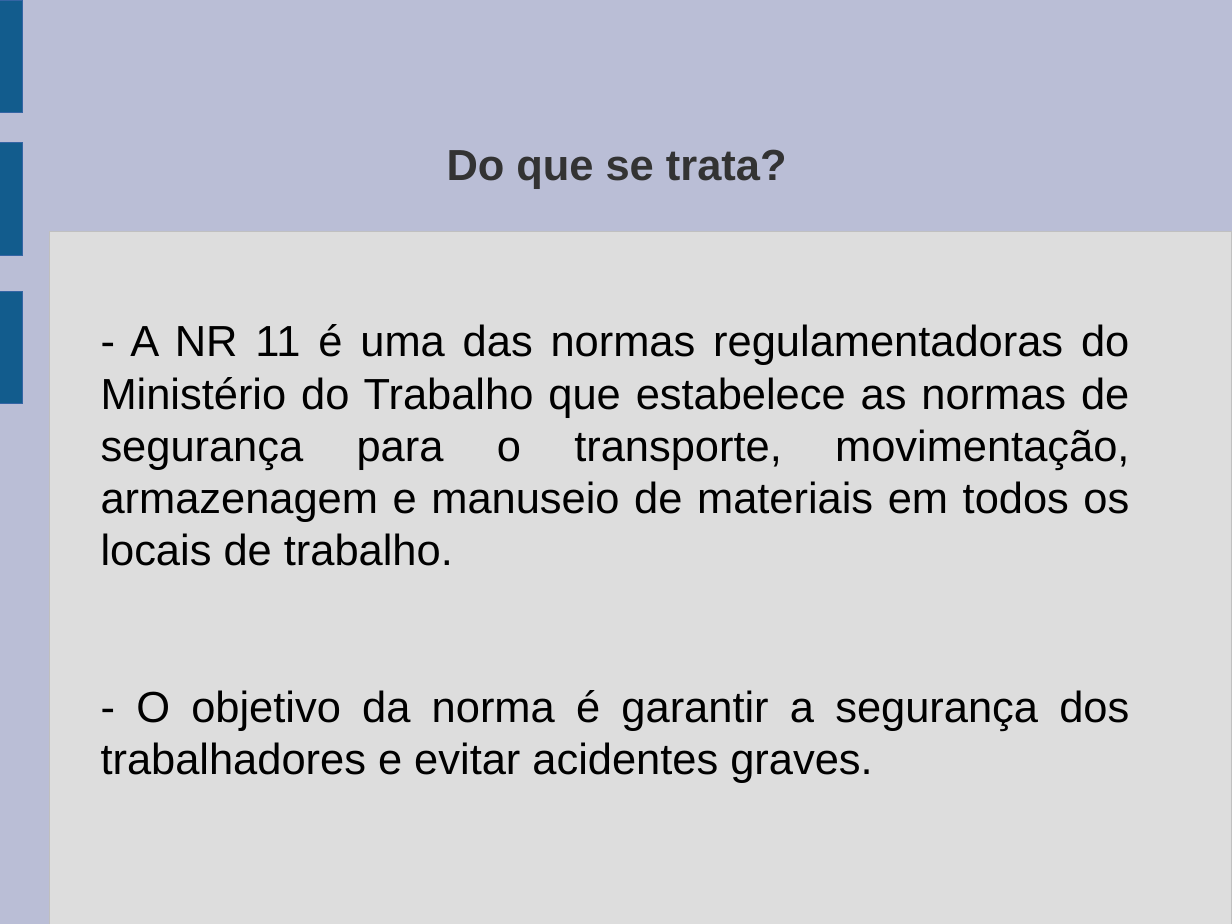
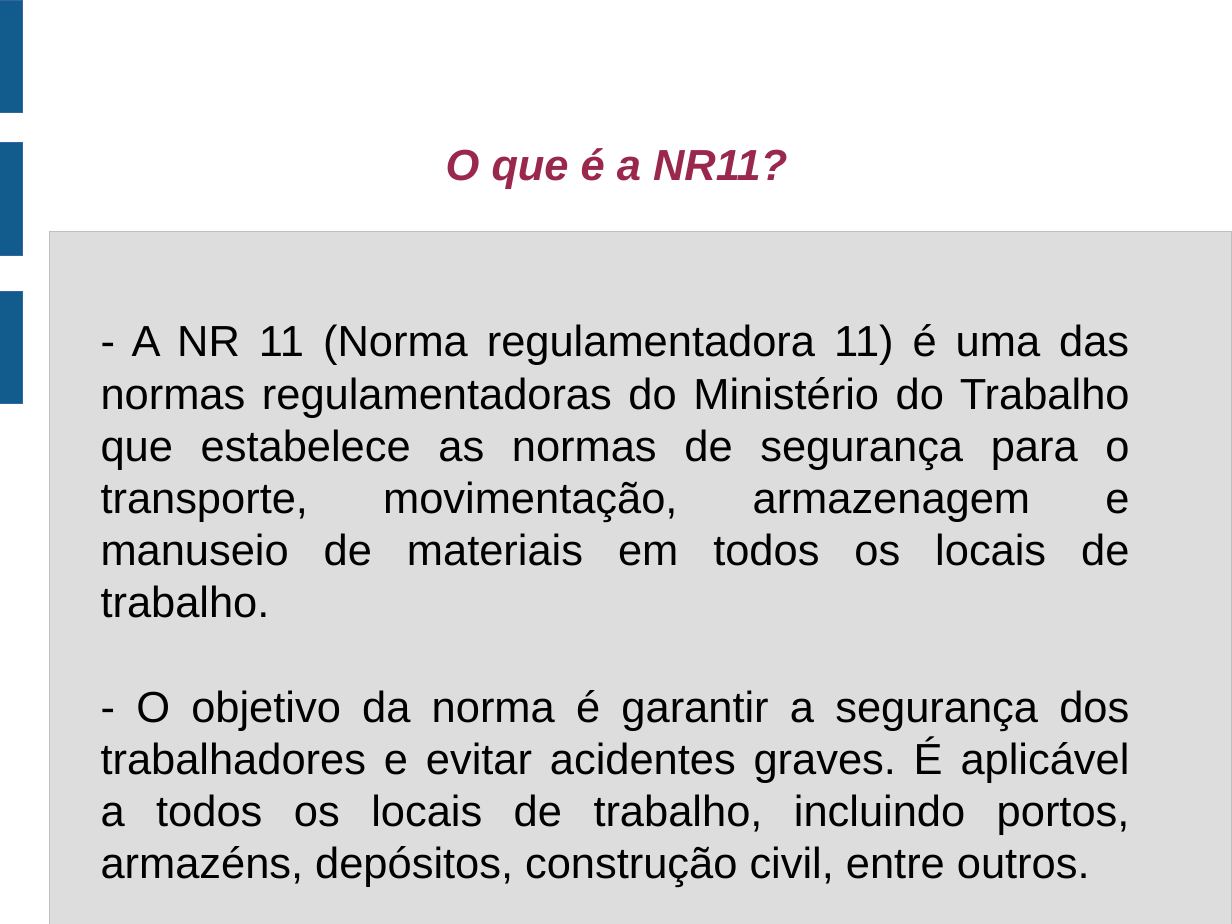
Before and after one commit to jharbes/SEGURANCA-INDUSTRIAL, a slide deck: slide 2 of material_NR11/apresentacaoNR11.odp. Drawn at 1232x924 pixels with LibreOffice and Linux fonts; fonts in the diff are those of the drawing. Boxes give left, top, right and bottom in pixels: in the first picture for what was removed or moved away, otherwise in the second. Text is boxed around its words. In the diff, an @@ line names an element or a change of style, - is before the commit and + after.

```diff
--- a/material_NR11/apresentacaoNR11.odp
+++ b/material_NR11/apresentacaoNR11.odp
@@ background #BABED6 to #FFFFFF @@
@@ title at bbox=[446, 148, 787, 189]: text changed; text colour #333333 to #99284C; italic on @@
-Do que se trata?
+O que é a NR11?
@@ text at bbox=[101, 324, 1130, 835]: text changed @@
-- A NR 11 é uma das normas regulamentadoras do Ministério do Trabalho que estabelece as normas de segurança para o transporte, movimentação, armazenagem e manuseio de materiais em todos os locais de trabalho.
-- O objetivo da norma é garantir a segurança dos trabalhadores e evitar acidentes graves.
+- A NR 11 (Norma regulamentadora 11) é uma das normas regulamentadoras do Ministério do Trabalho que estabelece as normas de segurança para o transporte, movimentação, armazenagem e manuseio de materiais em todos os locais de trabalho.
+- O objetivo da norma é garantir a segurança dos trabalhadores e evitar acidentes graves. É aplicável a todos os locais de trabalho, incluindo portos, armazéns, depósitos, construção civil, entre outros.
```
Also in this commit, not shown: 6 other slides changed, 2 slides added, 1 slide removed, 2 other files.
